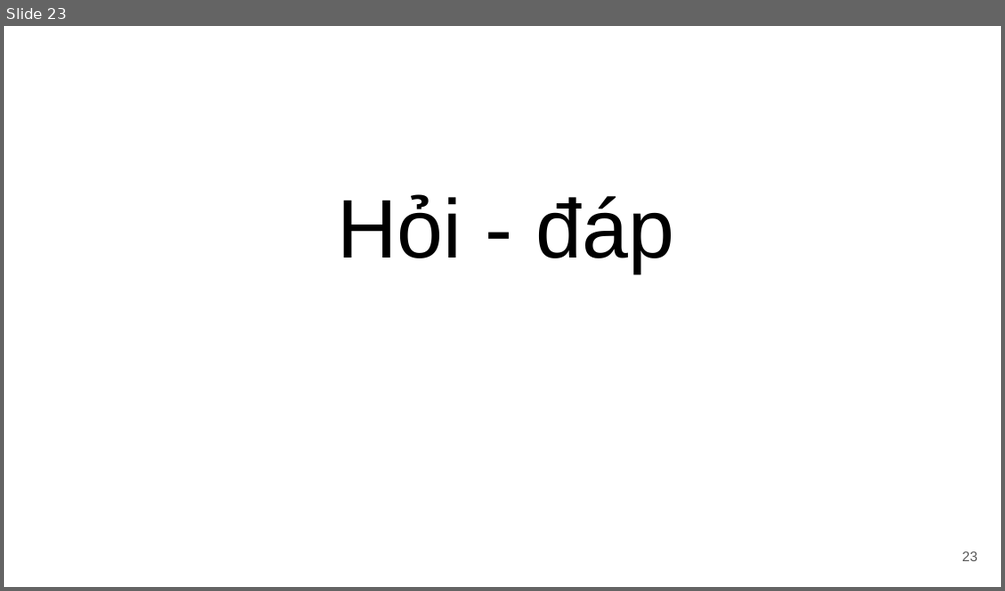
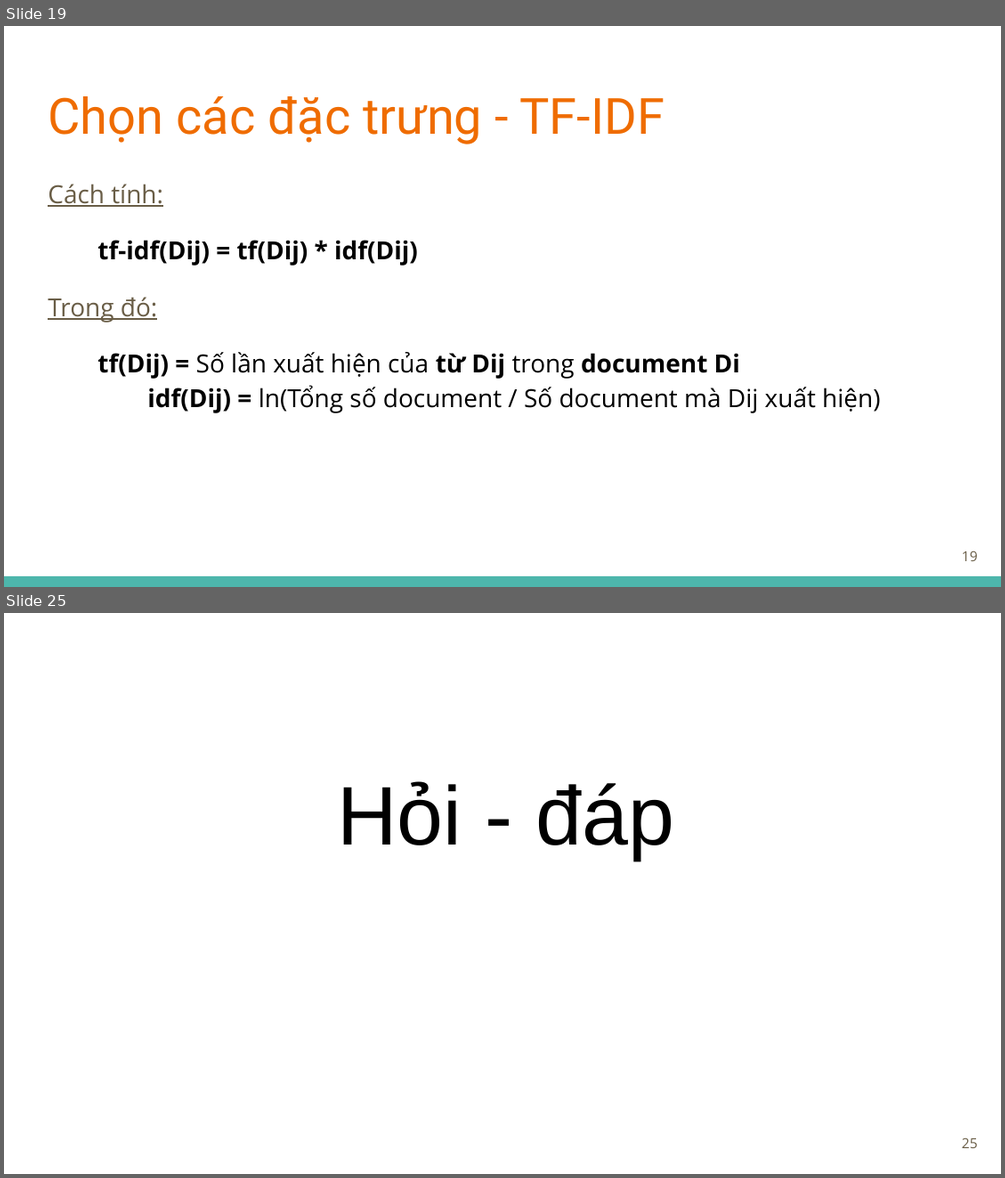
Before and after one commit to tuandoan998/DS_Final_Project, a slide deck: misc/docs/slide.pptx. Shown one above the other, each under a label of ours: slide 23 before the commit, slides 19 and 25 after it; the slides between them are not shown. The pictures are 1005x591 and 1005x1178 pixels, drawn with LibreOffice and Linux fonts; fonts in the diff are those of the drawing. Boxes give left, top, right and bottom in pixels: in the first picture for what was removed or moved away, otherwise in the second. Text is boxed around its words. In the diff, an @@ line names an element or a change of style, - is before the commit and + after.

```diff
--- a/misc/docs/slide.pptx
+++ b/misc/docs/slide.pptx
@@ slide 19 added at [4, 26, 1001, 587], background #FFFFFF @@
@@ title added at [48, 96, 664, 144], 36 pt, text #EF6C00 @@
+Chọn các đặc trưng - TF-IDF
@@ text added at [48, 184, 880, 413], 18 pt, text #000000 @@
+Cách tính:
+tf-idf(Dij) = tf(Dij) * idf(Dij)
+Trong đó:
+tf(Dij) = Số lần xuất hiện của từ Dij trong document Di
+idf(Dij) = ln(Tổng số document / Số document mà Dij xuất hiện)
@@ page number added at [962, 550, 978, 561], 10 pt, text #695D46 @@
+19
@@ rectangle added at [4, 576, 1001, 587], fill #4DB6AC @@
@@ what was slide 23 is now slide 25 @@
@@ page number at [962, 1137, 978, 1148]: text changed; font Arial to Open Sans; text colour #595959 to #695D46 @@
-23
+25
```
Also in this commit, not shown: 17 slides changed, 3 other slides added, 2 slides removed, 2 other files.
